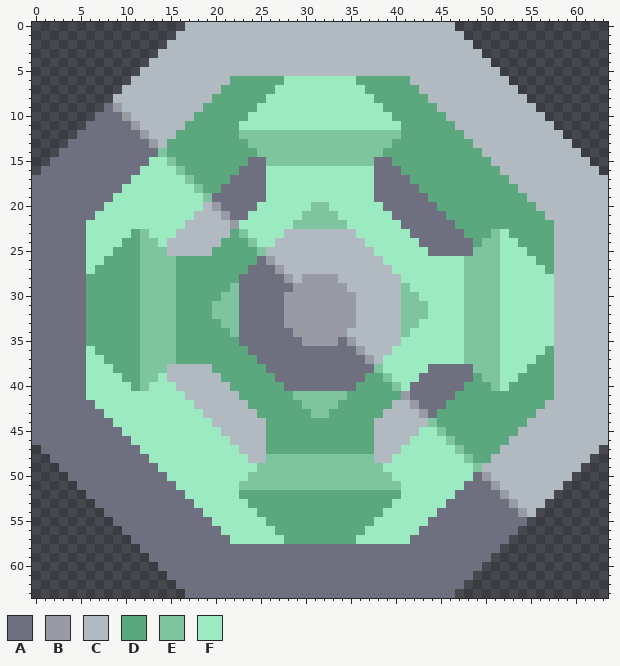
Pixel-art sprite -- sprites/blocks/fkoruh/defense/deflect-generator.png. Above is the file before it was changed.
The file is 64x64 pixels.
Palette (. is transparent): A #6e7080  B #989aa4  C #b0bac0  D #5ba87f  E #7ec49f  F #9ceac1
Pixels before, first column x 0:
 0 .................CCCCCCCCCCCCCCCCCCCCCCCCCCCCCC.................
 1 ................CCCCCCCCCCCCCCCCCCCCCCCCCCCCCCCC................
 2 ...............CCCCCCCCCCCCCCCCCCCCCCCCCCCCCCCCCC...............
 3 ..............CCCCCCCCCCCCCCCCCCCCCCCCCCCCCCCCCCCC..............
 4 .............CCCCCCCCCCCCCCCCCCCCCCCCCCCCCCCCCCCCCC.............
 5 ............CCCCCCCCCCCCCCCCCCCCCCCCCCCCCCCCCCCCCCCC............
 6 ...........CCCCCCCCCCCDDDDDDFFFFFFFFDDDDDDCCCCCCCCCCC...........
 7 ..........CCCCCCCCCCCDDDDDDFFFFFFFFFFDDDDDDCCCCCCCCCCC..........
 8 .........CCCCCCCCCCCDDDDDDFFFFFFFFFFFFDDDDDDCCCCCCCCCCC.........
 9 ........ABCCCCCCCCCDDDDDDFFFFFFFFFFFFFFDDDDDDCCCCCCCCCCC........
10 .......AAABCCCCCCCDDDDDDFFFFFFFFFFFFFFFFDDDDDDCCCCCCCCCCC.......
11 ......AAAAABCCCCCDDDDDDFFFFFFFFFFFFFFFFFFDDDDDDCCCCCCCCCCC......
12 .....AAAAAAABCCCDDDDDDDEEEEEEEEEEEEEEEEEEDDDDDDDCCCCCCCCCCC.....
13 ....AAAAAAAAABCDDDDDDDDDEEEEEEEEEEEEEEEEDDDDDDDDDCCCCCCCCCCC....
14 ...AAAAAAAAAAAEDDDDDDDDDDEEEEEEEEEEEEEEDDDDDDDDDDDCCCCCCCCCCC...
15 ..AAAAAAAAAAAFFEDDDDDDDDAAEEEEEEEEEEEEAADDDDDDDDDDDCCCCCCCCCCC..
16 .AAAAAAAAAAAFFFFEDDDDDDAAAFFFFFFFFFFFFAAADDDDDDDDDDDCCCCCCCCCCC.
17 AAAAAAAAAAAFFFFFFEDDDDAAAAFFFFFFFFFFFFAAAADDDDDDDDDDDCCCCCCCCCCC
18 AAAAAAAAAAFFFFFFFFEDDAAAAAFFFFFFFFFFFFAAAAADDDDDDDDDDDCCCCCCCCCC
19 AAAAAAAAAFFFFFFFFFFEAAAAAAFFFFFFFFFFFFAAAAAADDDDDDDDDDDCCCCCCCCC
20 AAAAAAAAFFFFFFFFFFFCBAAAAFFFFFFEEFFFFFFAAAAAADDDDDDDDDDDCCCCCCCC
21 AAAAAAAFFFFFFFFFFFCCCBAAFFFFFFEEEEFFFFFFAAAAAADDDDDDDDDDDCCCCCCC
22 AAAAAAFFFFFFFFFFFCCCCCBFFFFFFEEEEEEFFFFFFAAAAAADDDDDDDDDDDCCCCCC
23 AAAAAAFFFFFDEFFFCCCCCCDEFFFFCCCCCCCCFFFFFFAAAAAADDDEFDDDDDCCCCCC
24 AAAAAAFFFFDDEEFCCCCCCDDDEFFCCCCCCCCCCFFFFFFAAAAAADEEFFDDDDCCCCCC
25 AAAAAAFFFDDDEEECCCCCDDDDDECCCCCCCCCCCCFFFFFFAAAAAEEEFFFDDDCCCCCC
26 AAAAAAFFDDDDEEEEDDDDDDDDDABCCCCCCCCCCCCFFFFFFFFFEEEEFFFFDDCCCCCC
27 AAAAAAFDDDDDEEEEDDDDDDDDAAABCCCCCCCCCCCCFFFFFFFFEEEEFFFFFDCCCCCC
28 AAAAAADDDDDDEEEEDDDDDDDAAAAABCBBBBCCCCCCCFFFFFFFEEEEFFFFFFCCCCCC
29 AAAAAADDDDDDEEEEDDDDDDEAAAAAABBBBBBCCCCCCEFFFFFFEEEEFFFFFFCCCCCC
30 AAAAAADDDDDDEEEEDDDDDEEAAAAABBBBBBBBCCCCCEEFFFFFEEEEFFFFFFCCCCCC
31 AAAAAADDDDDDEEEEDDDDEEEAAAAABBBBBBBBCCCCCEEEFFFFEEEEFFFFFFCCCCCC
32 AAAAAADDDDDDEEEEDDDDEEEAAAAABBBBBBBBCCCCCEEEFFFFEEEEFFFFFFCCCCCC
33 AAAAAADDDDDDEEEEDDDDDEEAAAAABBBBBBBBCCCCCEEFFFFFEEEEFFFFFFCCCCCC
34 AAAAAADDDDDDEEEEDDDDDDEAAAAAABBBBBBCCCCCCEFFFFFFEEEEFFFFFFCCCCCC
35 AAAAAADDDDDDEEEEDDDDDDDAAAAAAABBBBABCCCCCFFFFFFFEEEEFFFFFFCCCCCC
36 AAAAAAFDDDDDEEEEDDDDDDDDAAAAAAAAAAAABCCCFFFFFFFFEEEEFFFFFDCCCCCC
37 AAAAAAFFDDDDEEEEDDDDDDDDDAAAAAAAAAAAABCFFFFFFFFFEEEEFFFFDDCCCCCC
38 AAAAAAFFFDDDEEECCCCCDDDDDDAAAAAAAAAAAAEFFFFFAAAAAEEEFFFDDDCCCCCC
39 AAAAAAFFFFDDEEFCCCCCCDDDDDDAAAAAAAAAADDEFFFAAAAAADEEFFDDDDCCCCCC
40 AAAAAAFFFFFDEFFFCCCCCCDDDDDDAAAAAAAADDDDEFAAAAAADDDEFDDDDDCCCCCC
41 AAAAAAFFFFFFFFFFFCCCCCCDDDDDDEEEEEEDDDDDDBAAAAADDDDDDDDDDDCCCCCC
42 AAAAAAAFFFFFFFFFFFCCCCCCDDDDDDEEEEDDDDDDCCBAAADDDDDDDDDDDCCCCCCC
43 AAAAAAAAFFFFFFFFFFFCCCCCCDDDDDDEEDDDDDDCCCCBADDDDDDDDDDDCCCCCCCC
44 AAAAAAAAAFFFFFFFFFFFCCCCCCDDDDDDDDDDDDCCCCCCEDDDDDDDDDDCCCCCCCCC
45 AAAAAAAAAAFFFFFFFFFFFCCCCCDDDDDDDDDDDDCCCCCFFEDDDDDDDDCCCCCCCCCC
46 AAAAAAAAAAAFFFFFFFFFFFCCCCDDDDDDDDDDDDCCCCFFFFEDDDDDDCCCCCCCCCCC
47 .AAAAAAAAAAAFFFFFFFFFFFCCCDDDDDDDDDDDDCCCFFFFFFEDDDDCCCCCCCCCCC.
48 ..AAAAAAAAAAAFFFFFFFFFFFCCEEEEEEEEEEEECCFFFFFFFFEDDCCCCCCCCCCC..
49 ...AAAAAAAAAAAFFFFFFFFFFFEEEEEEEEEEEEEEFFFFFFFFFFECCCCCCCCCCC...
50 ....AAAAAAAAAAAFFFFFFFFFEEEEEEEEEEEEEEEEFFFFFFFFFABCCCCCCCCC....
51 .....AAAAAAAAAAAFFFFFFFEEEEEEEEEEEEEEEEEEFFFFFFFAAABCCCCCCC.....
52 ......AAAAAAAAAAAFFFFFFDDDDDDDDDDDDDDDDDDFFFFFFAAAAABCCCCC......
53 .......AAAAAAAAAAAFFFFFFDDDDDDDDDDDDDDDDFFFFFFAAAAAAABCCC.......
54 ........AAAAAAAAAAAFFFFFFDDDDDDDDDDDDDDFFFFFFAAAAAAAAABC........
55 .........AAAAAAAAAAAFFFFFFDDDDDDDDDDDDFFFFFFAAAAAAAAAAA.........
56 ..........AAAAAAAAAAAFFFFFFDDDDDDDDDDFFFFFFAAAAAAAAAAA..........
57 ...........AAAAAAAAAAAFFFFFFDDDDDDDDFFFFFFAAAAAAAAAAA...........
58 ............AAAAAAAAAAAAAAAAAAAAAAAAAAAAAAAAAAAAAAAA............
59 .............AAAAAAAAAAAAAAAAAAAAAAAAAAAAAAAAAAAAAA.............
60 ..............AAAAAAAAAAAAAAAAAAAAAAAAAAAAAAAAAAAA..............
61 ...............AAAAAAAAAAAAAAAAAAAAAAAAAAAAAAAAAA...............
62 ................AAAAAAAAAAAAAAAAAAAAAAAAAAAAAAAA................
63 .................AAAAAAAAAAAAAAAAAAAAAAAAAAAAAA.................
Now the later version:
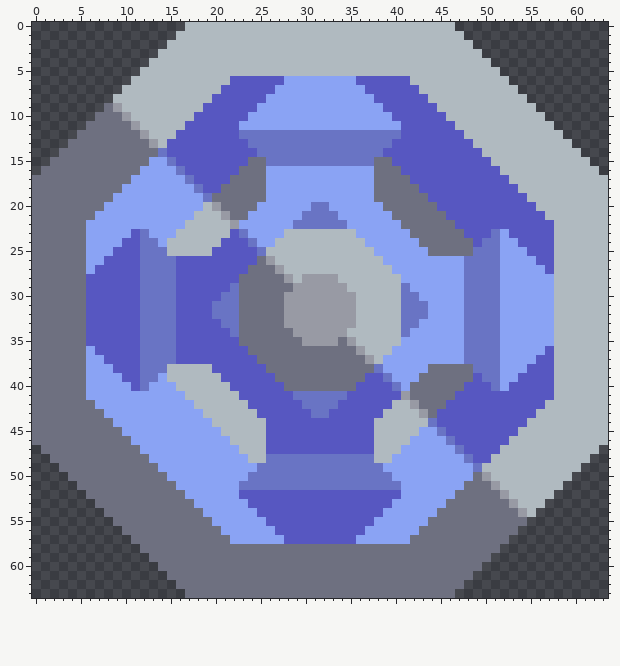
Change:
Colour D changes from #5ba87f to #5757c1.
Colour E changes from #7ec49f to #6974c4.
Colour F changes from #9ceac1 to #8aa3f4.
